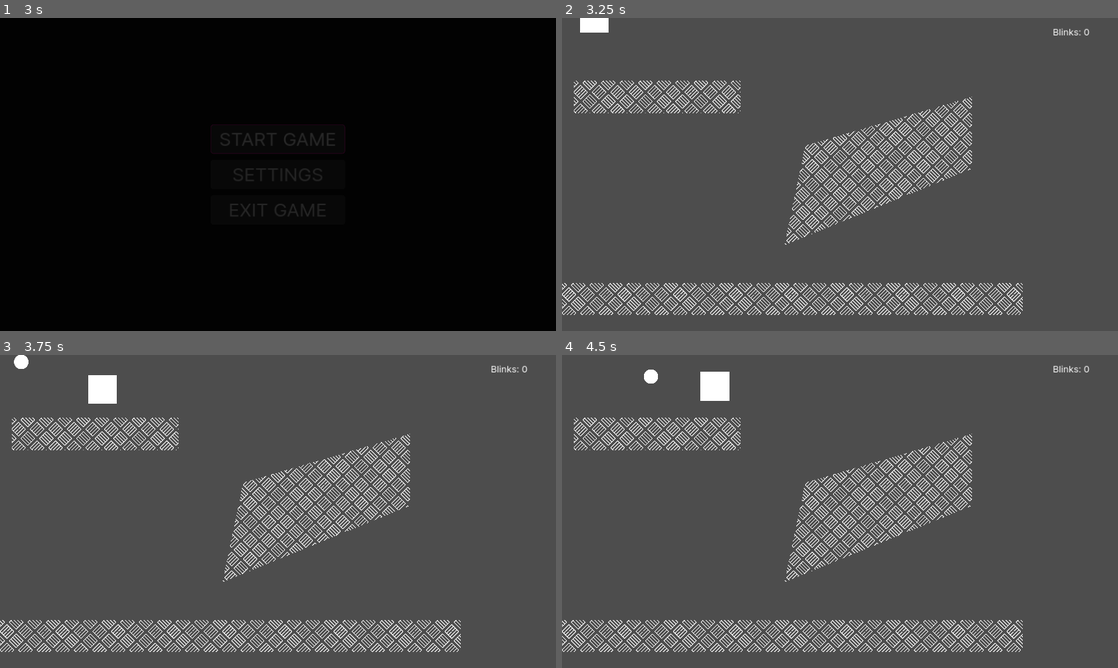
Above: before the commit, frames 1-4 (two rows, left to right).
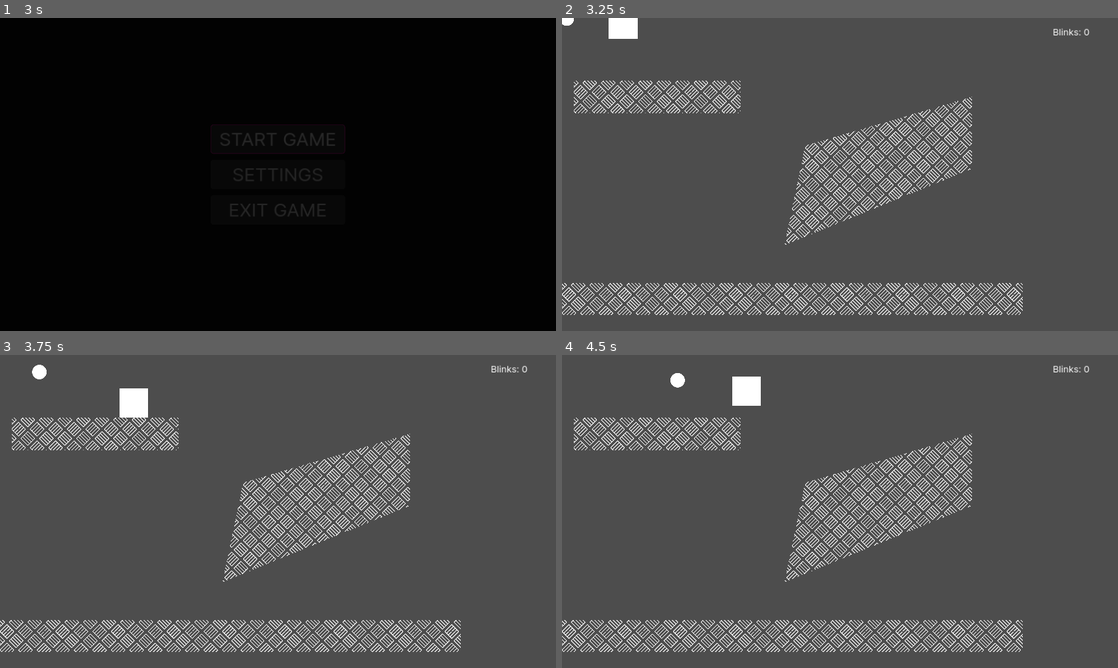
Above: after the commit, the same moments.

Repository: Dexterminator/godot4-template
Game: Godot game, scene res://scenes/main_menu/main_menu.tscn
The game is run twice, just before and just after one commit, with the same random seed, the same clock (stepped at 60 frames per second) and the same inputs.
Inputs (mouse positions are in pixels of both pictures, inside the frame that each line leads up to):
- Up to frame 1 (3 s): click "START GAME" at 0.5 s; click "START GAME" at 1.25 s; click "SETTINGS" at 2 s; tap Enter at 2.75 s; move the mouse to (400, 158) at 2.77 s; hold D (right) from 2.78 s (still down); tap J (action) at 2.85 s; click (400, 158) at 2.92 s
- Up to frame 2 (3.25 s): keep holding D (right); tap Space (jump) at 3.02 s
- Up to frame 3 (3.75 s): keep holding D (right); move the mouse to (166, 527) at 3.52 s; tap Alt at 3.6 s
- Up to frame 4 (4.5 s): tap Space (jump) at 3.77 s; move the mouse to (895, 442) at 4.27 s; release D (right) at 4.28 s; hold A (left) from 4.28 s (still down); hold 9 from 4.28 s (still down)

Frame 1 is identical in both runs. In frame 2, 0.6% of the frame differs, in the area x 0-14%, y 0-7%; in frame 3, 1.1%; in frame 4, 1.2%, in the area x 14-36%, y 4-17%.

Commit message:
Refactor scene manager

Diff:
--- a/autoloads/scene_manager/scene_manager.gd
+++ b/autoloads/scene_manager/scene_manager.gd
@@ -23,16 +23,27 @@
 	return tween
 
 
+func _unload_current() -> void:
+	var root := get_tree().get_root()
+	root.remove_child(current_scene)
+	current_scene.queue_free()
+
+
+func _load_new(new_scene: PackedScene) -> void:
+	var root := get_tree().get_root()
+	current_scene = new_scene.instantiate()
+	root.add_child(current_scene)
+
+
+func _disable_current() -> void:
+	current_scene.set_physics_process(false)
+	current_scene.set_process(false)
+
+
 func change_scene(new_scene: PackedScene) -> void:
 	assert(current_scene)
-	current_scene.set_physics_process(false)
-	current_scene.set_process(false)
-	var root := get_tree().get_root()
+	_disable_current()
 	await _fade(1).finished
-	root.remove_child(current_scene)
-	current_scene.queue_free()
-	current_scene = new_scene.instantiate()
-	root.add_child(current_scene)
-	get_tree().paused = true
-	await _fade(0).finished
-	get_tree().paused = false
+	_unload_current()
+	_load_new(new_scene)
+	_fade(0)
